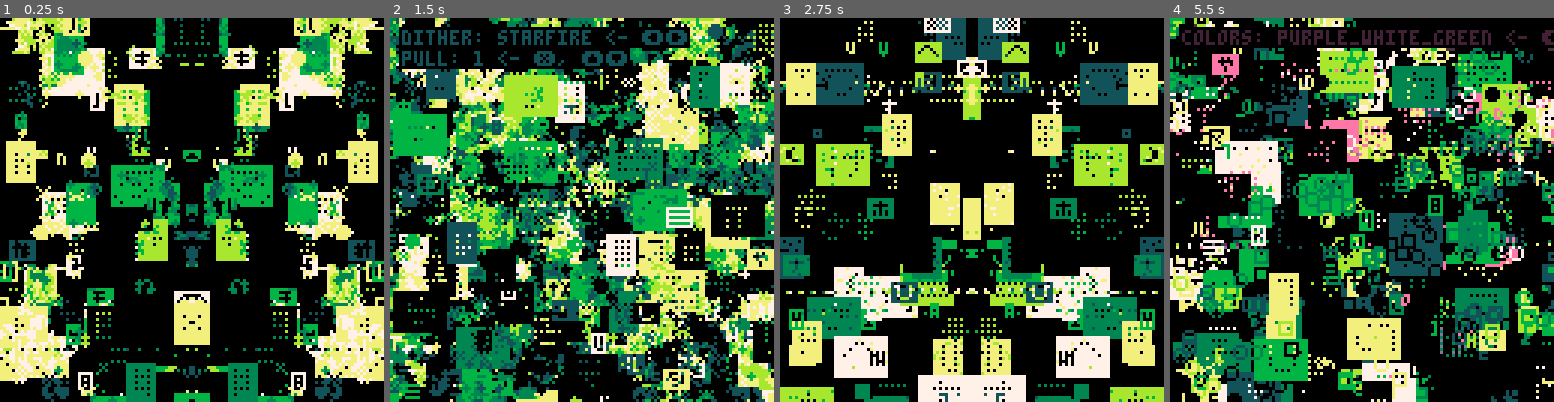
Above: before the commit, frames 1-4 (left to right).
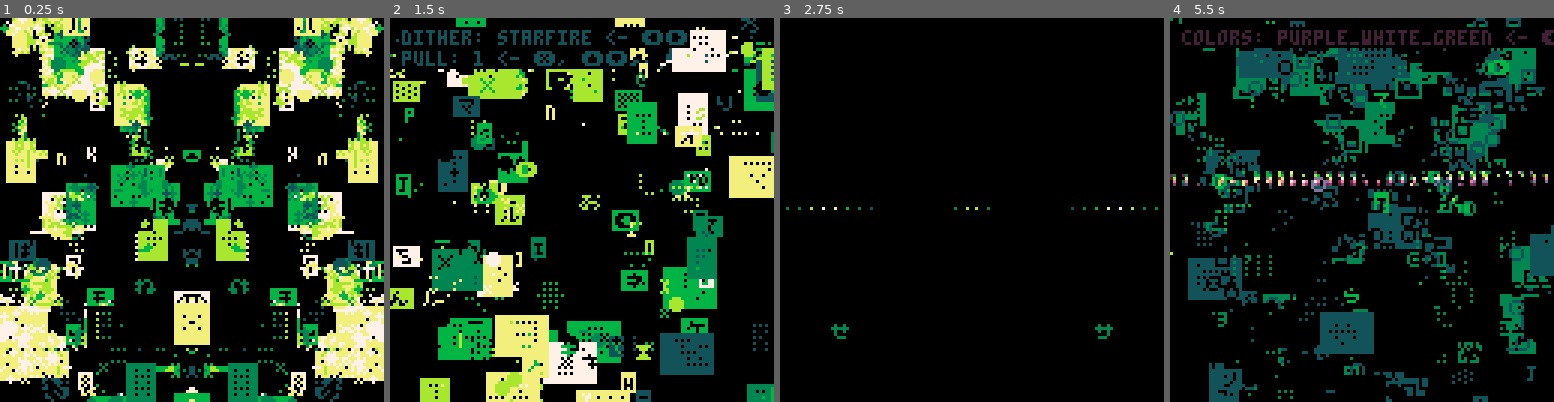
Above: after the commit, the same moments.

Repository: aebrer/pico8_carts
Game: PICO-8 cartridge aebrer_engine/master.p8
Two runs of this game, one before a commit and one after it. Both use one fixed random seed, a clock stepped at 60 frames per second and the inputs below.
Inputs (mouse positions are in pixels of both pictures, inside the frame that each line leads up to):
- Up to frame 1 (0.25 s): no input
- Up to frame 2 (1.5 s): tap X (X key) at 0.33, 1.07 s; click (670, 121) at 0.67 s; tap O (Z key) at 0.7 s; click (436, 267) at 1.22 s
- Up to frame 3 (2.75 s): hold Right 1.6-2.1 s; tap O (Z key) at 1.7, 2.1, 2.5 s; click (887, 114) at 1.77 s; tap X (X key) at 1.85 s; hold Up 2.15-2.42 s; click (952, 259) at 2.32 s; hold Right from 2.47 s (still down)
- Up to frame 4 (5.5 s): click (1404, 106) at 2.87 s; tap O (Z key) every 0.4 s from 2.9 to 5.3 s; tap X (X key) at 2.97, 4.08, 5.2 s; release Right at 3.03 s; hold Left 3.08-3.58 s; click (1465, 256) at 3.42 s; hold Down 3.63-3.97 s; click (1231, 102) at 3.97 s; hold Right 4.02-4.68 s; click (1292, 248) at 4.52 s; hold Up 4.73-5.03 s; click (1354, 94) at 5.07 s; hold Left from 5.08 s (still down)

The runs differ from the first frame. In frame 1, 15% of the frame differs, in the area x 0-100%, y 0-100%; in frame 2, 68%; in frame 3, 39%; in frame 4, 53%.

Commit message:
done now just testing

Diff:
--- a/aebrer_engine/master.p8
+++ b/aebrer_engine/master.p8
@@ -836,8 +836,13 @@
 config.sketch.i = 1
 config.sketch.param_i = 1
 
-config.sketch.p8loops = 15
-config.sketch.colors = rnd(10)+5
+function config.sketch.init()
+ config.sketch.p8loops = rnd(30)+5
+ config.sketch.colors = rnd(10)+5
+ config.dither.loops = rnd(100)+30
+end
+
+config.sketch.init()
 
 config.sketch.params = {
  {"p8loops", "int"},
@@ -865,7 +871,7 @@
  end
 
  if(rnd()>.9 and t()>0.3)srand(seed)
- if((btnp(❎)and not display_params))for i=0,100do rnd()end
+ if((btnp(❎)and not display_params))config.sketch.init()cls()
 
 end
 
@@ -879,7 +885,6 @@
 
 --  dither:
 config.dither.i=4
-config.dither.loops=100
 
 --  palettes/colors:
 config.colors.i = flr(rnd(#config.colors.methods))+1
@@ -895,7 +900,7 @@
 config.effects.enable_all = true
 config.effects.noise_amt = 0
 config.effects.glitch_freq = rnd(13)+7
-config.effects.mirror_type = rnd({5,5,5,5,5,7,7,1})
+config.effects.mirror_type = rnd({5,5,5,5,5,7,7,0})
 
 --------------------------------
 --        main loop           --
